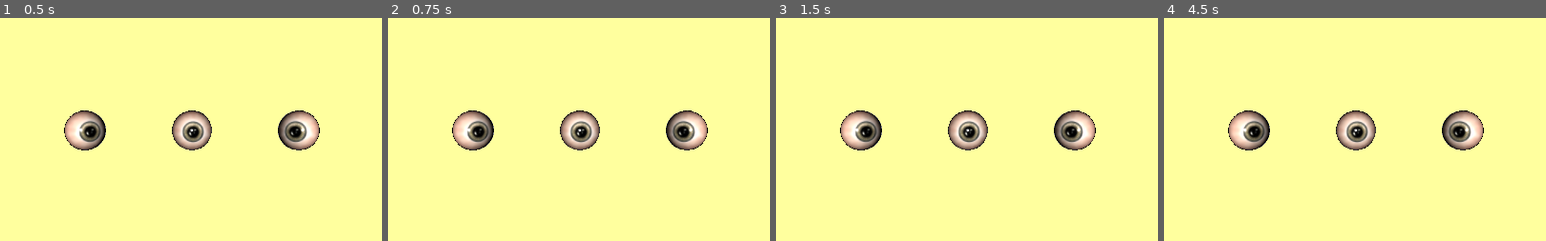
Above: before the commit, frames 1-4 (left to right).
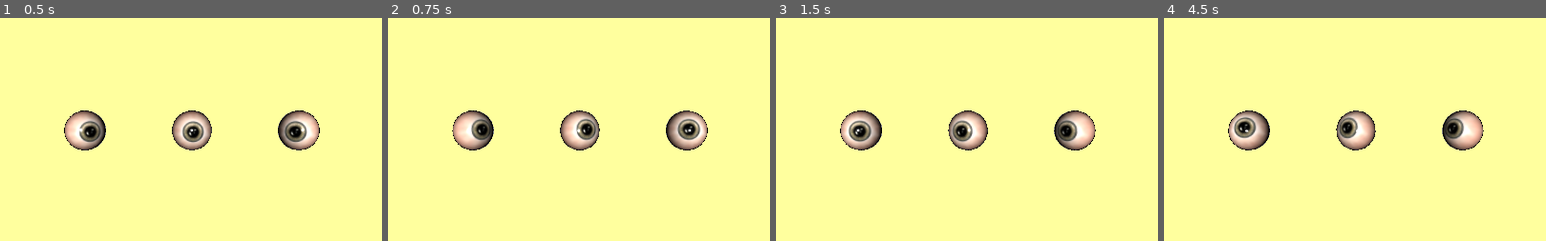
Above: after the commit, the same moments.

Repository: gilzoide/cursor-watcher-3d
Game: Godot game, scene res://Main.tscn
Same seed, same stepped clock (60 frames per second), same inputs: the game is played once before the commit and once after it.
Inputs (mouse positions are % of the whole screen's width and height, from its top left):
- Up to frame 1 (0.5 s): no input
- Up to frame 2 (0.75 s): tap Enter at 0.5 s; move the mouse to (72, 45) at 0.52 s
- Up to frame 3 (1.5 s): tap Space at 1.25 s; move the mouse to (30, 55) at 1.27 s
- Up to frame 4 (4.5 s): tap Enter at 2, 3.5 s; move the mouse to (60, 28) at 2.02 s; tap Space at 2.75, 4.25 s; move the mouse to (45, 70) at 2.77 s; move the mouse to (80, 65) at 3.52 s; move the mouse to (20, 35) at 4.27 s
The pictures show only the part of the screen within x 25-75%, y 25-75%; the shares and areas given below are measured in that part.

Frame 1 is identical in both runs. In frame 2, 1.8% of the frame differs, in the area x 16-84%, y 41-60%; in frame 3, 2.0%; in frame 4, 2.5%.

Commit message:
Add FollowMouse script to Pointer

Diff:
--- /dev/null
+++ b/FollowMouse.gd
@@ -0,0 +1,9 @@
+extends Position3D
+
+export(NodePath) var cameraPath
+onready var camera: Camera = get_node(cameraPath)
+
+func _input(event):
+	if event is InputEventMouseMotion:
+		var z_depth = (camera.global_transform.origin - self.global_transform.origin).z
+		self.global_transform.origin = camera.project_position(event.position, z_depth)
--- a/Main.tscn
+++ b/Main.tscn
@@ -1,7 +1,8 @@
-[gd_scene load_steps=3 format=2]
+[gd_scene load_steps=4 format=2]
 
 [ext_resource path="res://Eye/Eye.tscn" type="PackedScene" id=1]
 [ext_resource path="res://Wall/Wall.tscn" type="PackedScene" id=2]
+[ext_resource path="res://FollowMouse.gd" type="Script" id=3]
 
 [node name="Spatial" type="Spatial"]
 
@@ -29,3 +30,5 @@
 
 [node name="Pointer" type="Position3D" parent="."]
 transform = Transform( 1, 0, 0, 0, 1, 0, 0, 0, 1, 0.103819, -0.164406, 0.690616 )
+script = ExtResource( 3 )
+cameraPath = NodePath("../Camera")
